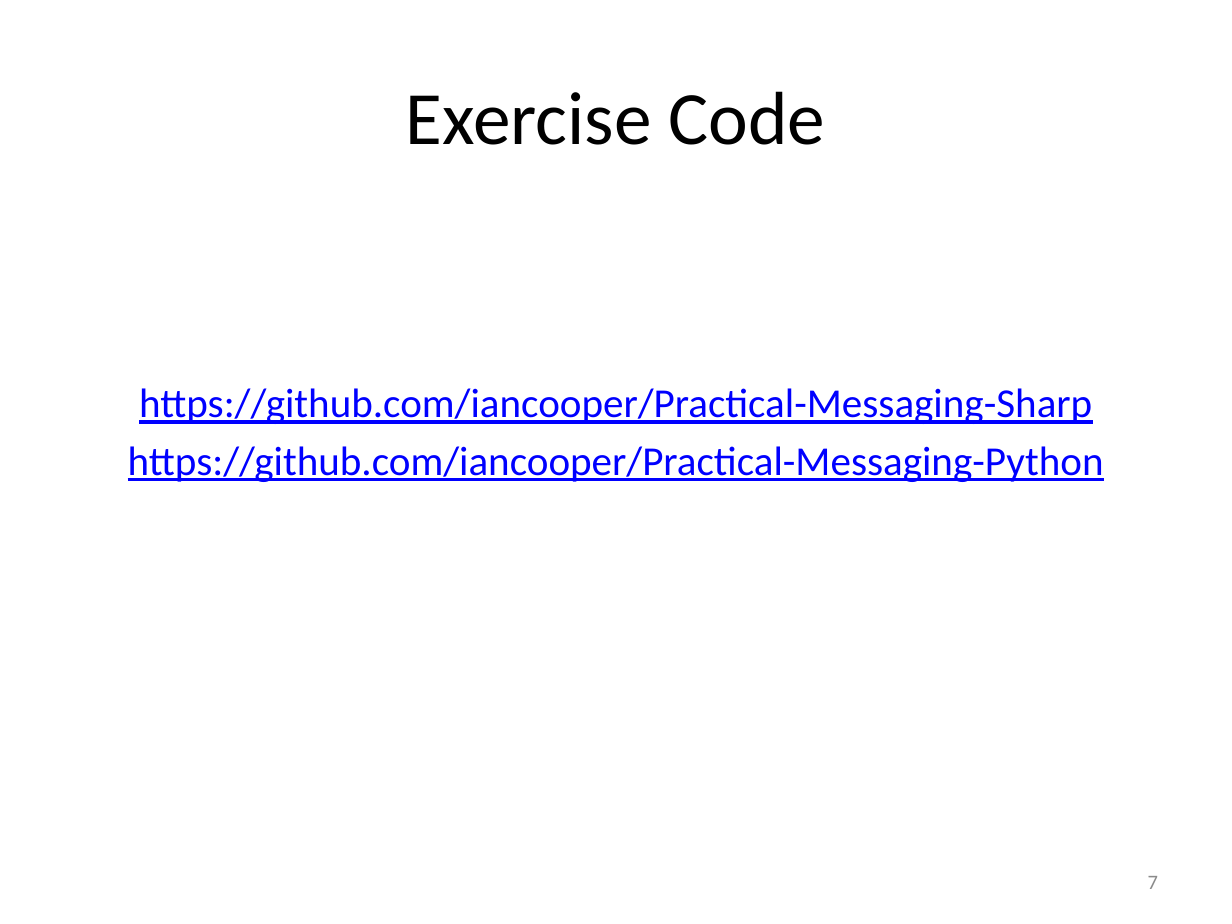
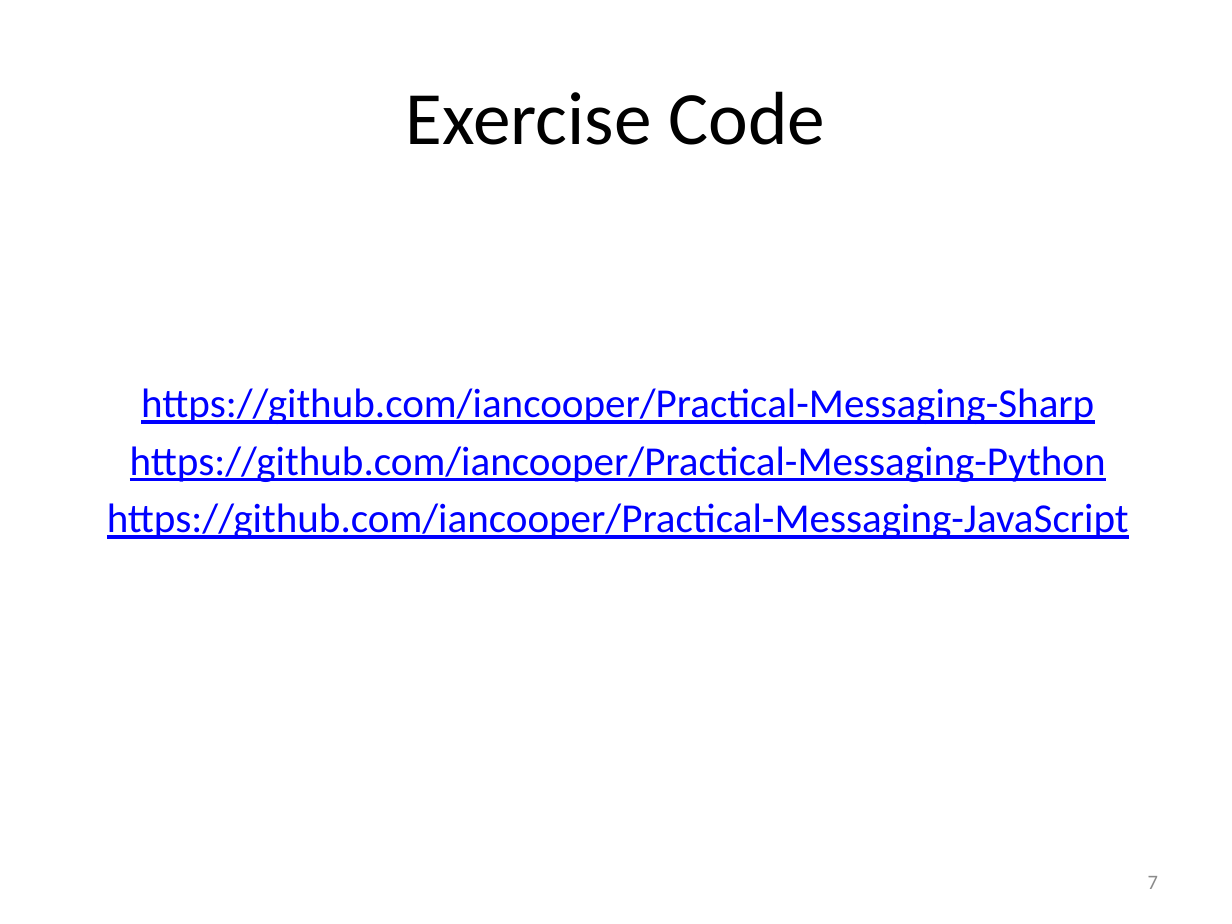
Before and after one commit to iancooper/Presentations, a slide deck: slide 7 of Practical Messaging - Day 1.pptx. Drawn at 1232x924 pixels with LibreOffice and Linux fonts; fonts in the diff are those of the drawing. Boxes give left, top, right and bottom in pixels: in the first picture for what was removed or moved away, otherwise in the second. Text is boxed around its words. In the diff, an @@ line names an element or a change of style, - is before the commit and + after.

```diff
--- a/Practical Messaging - Day 1.pptx
+++ b/Practical Messaging - Day 1.pptx
@@ text at (x1=107, y1=503, x2=1129, y2=539): paragraph added @@
+https://github.com/iancooper/Practical-Messaging-JavaScript
```
Also in this commit, not shown: 9 other slides changed, 2 slides added, 2 slides removed, 1 other file.
